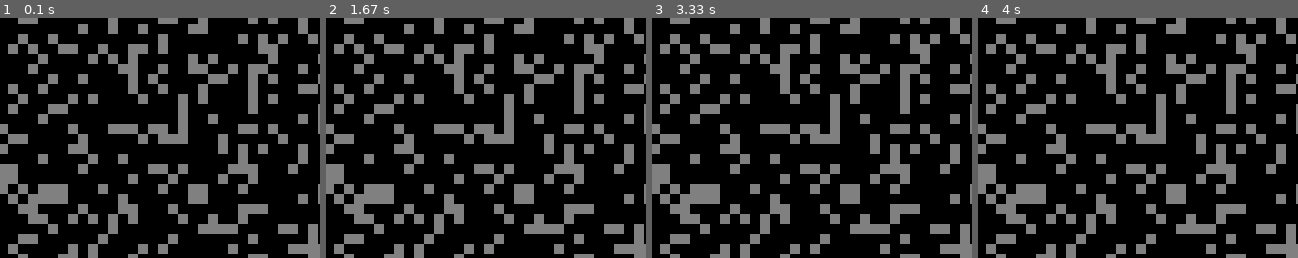
Above: before the commit, frames 1-4 (left to right).
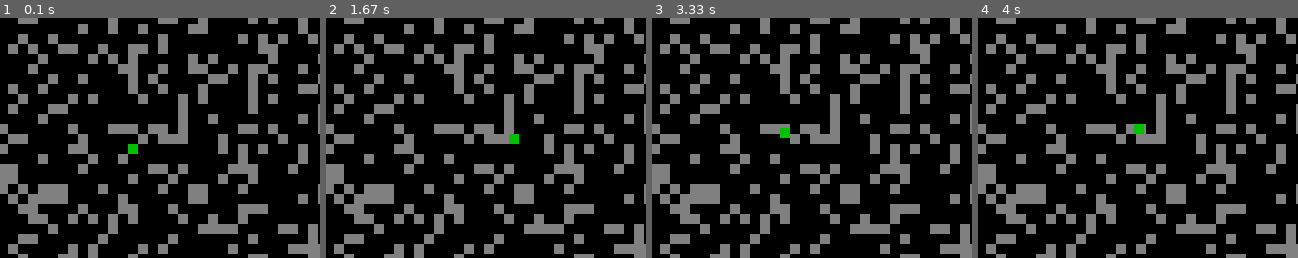
Above: after the commit, the same moments.

Repository: alekz/pygame-game
Game: pygame game, started from src/game.py
The game is run twice, just before and just after one commit, with the same random seed, the same clock (stepped at 60 frames per second) and the same inputs. The source is Python 2; it was converted automatically to run under Python 3.
Inputs (mouse positions are % of the whole screen's width and height, from its top left):
- Up to frame 1 (0.1 s): no input
- Up to frame 2 (1.67 s): hold Right 0.33-0.8 s; move the mouse to (46, 54) at 0.37 s; hold Up 0.83-1.13 s; hold Right 1.17-1.63 s
- Up to frame 3 (3.33 s): hold Left 1.67-2.2 s; hold Down 2.23-2.53 s; hold Left 2.57-2.97 s; hold Up from 3 s (still down)
- Up to frame 4 (4 s): release Up at 3.37 s; hold Right from 3.4 s (still down)
The pictures show only the part of the screen within x 30-80%, y 24-74%; the shares and areas given below are measured in that part.

The runs differ from the first frame. In frame 1, 0.1% of the frame differs, in the area x 40-44%, y 52-57%; in frame 2, 0.1%; in frame 3, 0.1%; in frame 4, 0.1%.

Commit message:
Added player movement using arrows

Diff:
--- a/src/game.py
+++ b/src/game.py
@@ -1,5 +1,7 @@
 import random
 import pygame
+
+from player import Player
 
 class BaseGame(object):
 
@@ -29,7 +31,7 @@
     def run(self):
         self.is_running = True
         while True:
-            self.clock.tick(self.fps)
+            milliseconds = self.clock.tick(self.fps)
             for event in pygame.event.get():
                 if event.type == pygame.QUIT:
                     self.stop()
@@ -40,7 +42,8 @@
                 elif event.type == pygame.MOUSEMOTION:
                     self.on_mouse_motion(event.pos, event.rel)
             if self.is_running:
-                self.on_update()
+                self.on_update(milliseconds)
+                self.on_draw(milliseconds)
                 pygame.display.update()
             else:
                 break
@@ -66,7 +69,9 @@
 
     def on_mouse_motion(self, pos, rel): pass
 
-    def on_update(self): pass
+    def on_update(self, milliseconds): pass
+
+    def on_draw(self, milliseconds): pass
 
 class Game(BaseGame):
 
@@ -90,22 +95,39 @@
             for y in xrange(self.map_size[1]):
                 self.map[x][y] = random.choice((0, 0, 0, 1))
 
-    def on_update(self):
+        # Init player
+        self.player = Player()
+        self.player.location = [int(self.map_size[0] / 2), int(self.map_size[1] / 2)]
+        self.map[self.player.location[0]][self.player.location[1]] = 0
 
-        cell_width, cell_height = self.cell_size
+    def on_update(self, milliseconds):
+        self.player.update(milliseconds)
 
-        # Clear screen
+    def on_draw(self, milliseconds):
+        self._clear_screen()
+        self._draw_map()
+        self._draw_player()
+
+    def _clear_screen(self):
         self.screen.fill((0, 0, 0))
 
-        # Draw map
+    def _draw_map(self):
         for x in xrange(self.map_size[0]):
             for y in xrange(self.map_size[1]):
+                cell_type = self.map[x][y]
+                color = self.cell_colors[cell_type]
+                self._paint_cell(color, (x, y))
 
-                # Draw cell
-                cell_type = self.map[x][y]
-                rect = pygame.rect.Rect(x * cell_width, y * cell_height,
-                                        cell_width, cell_height)
-                pygame.draw.rect(self.screen, self.cell_colors[cell_type], rect)
+    def _draw_player(self):
+        color = (0, 192, 0)
+        self._paint_cell(color, self.player.location, self.player.offset)
+
+    def _paint_cell(self, color, coord, offset=(0.0, 0.0)):
+        rect = pygame.rect.Rect((coord[0] + offset[0]) * self.cell_size[0],
+                                (coord[1] + offset[1]) * self.cell_size[1],
+                                self.cell_size[0],
+                                self.cell_size[1])
+        pygame.draw.rect(self.screen, color, rect)
 
     def on_keydown(self, key):
         if key == pygame.K_ESCAPE:
--- /dev/null
+++ b/src/player.py
@@ -0,0 +1,72 @@
+import pygame
+
+class Player(object):
+
+    STANDING = 0
+    LEFT = 1
+    RIGHT = 2
+    UP = 4
+    DOWN = 8
+
+    def __init__(self):
+        self.state = Player.STANDING
+        self.location = [0, 0] # Cell coordinates within a map
+        self.offset = [0.0, 0.0] # Offset within a cell, -1.0..1.0
+        self.speed = 5.0 # Cells per second
+
+    def update(self, milliseconds):
+
+        # Check, which player control keys are pressed
+        keys = pygame.key.get_pressed()
+        key_left  = keys[pygame.K_LEFT]
+        key_right = keys[pygame.K_RIGHT]
+        key_up    = keys[pygame.K_UP]
+        key_down  = keys[pygame.K_DOWN]
+
+        # Calculate the next movement state
+        states = [
+                  (0, -1, key_left,  key_right, Player.LEFT,  Player.RIGHT),
+                  (0, +1, key_right, key_left,  Player.RIGHT, Player.LEFT ),
+                  (1, -1, key_up,    key_down,  Player.UP,    Player.DOWN ),
+                  (1, +1, key_down,  key_up,    Player.DOWN,  Player.UP   ),
+                  ]
+
+        for (i, k, key, opposite_key, state, opposite_state) in states:
+            if key and not opposite_key:
+                if self.state == Player.STANDING:
+                    self.state = state
+                elif self.state == opposite_state:
+                    self.location[i] -= k
+                    self.offset[i] = k + self.offset[i]
+                    self.state = state
+
+        # Tuple associated with each direction: (i, k, key)
+        # i = 0 (horizontal movement) or 1 (vertical)
+        # k = -1 (left/up) or 1 (right/down)
+        # key - if that direction's key is still pressed
+        states = {
+                  Player.LEFT:  (0, -1, key_left),
+                  Player.RIGHT: (0, +1, key_right),
+                  Player.UP:    (1, -1, key_up),
+                  Player.DOWN:  (1, +1, key_down),
+                  }
+
+        # Move to one of directions
+        if states.has_key(self.state):
+
+            i, k, key = states[self.state]
+
+            # Move a bit
+            self.offset[i] += k * self.speed * milliseconds / 1000.0
+
+            # Check if moved outside of the current cell
+            if abs(self.offset[i]) >= 1.0:
+
+                # Moved to a neighbouring cell
+                self.location[i] += k
+                self.offset[i] -= k * 1.0
+
+                # Stop movement if key is not pressed anymore
+                if not key:
+                    self.offset[i] = 0.0
+                    self.state = Player.STANDING
